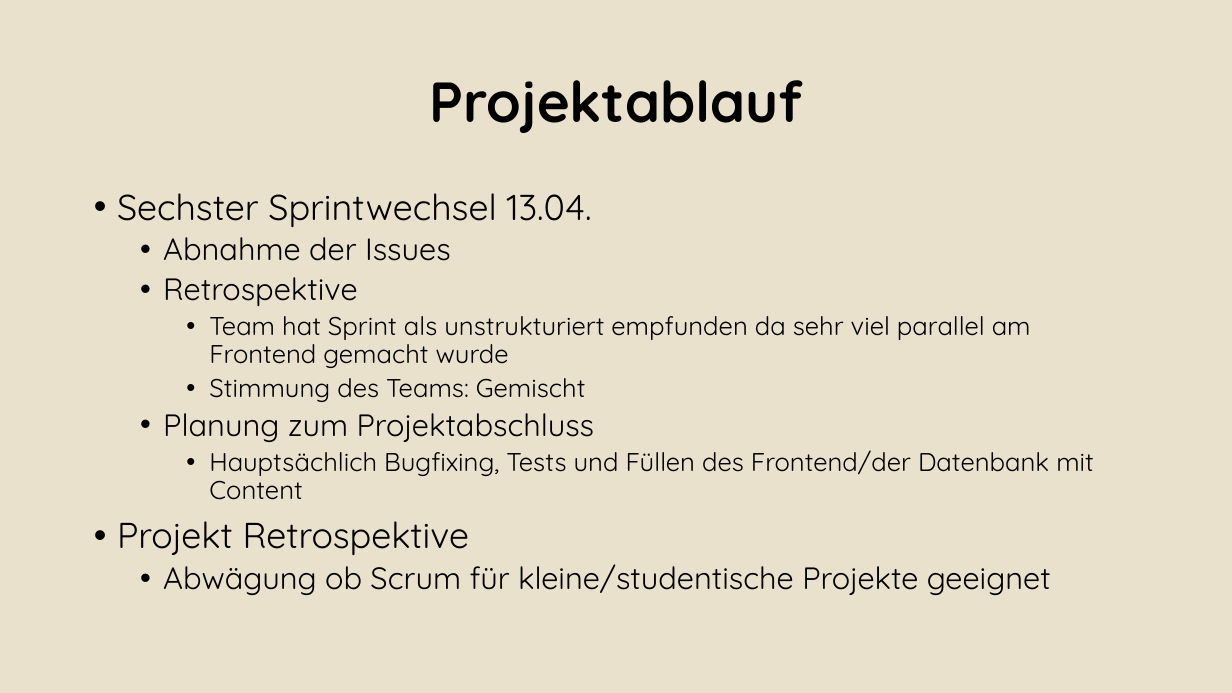
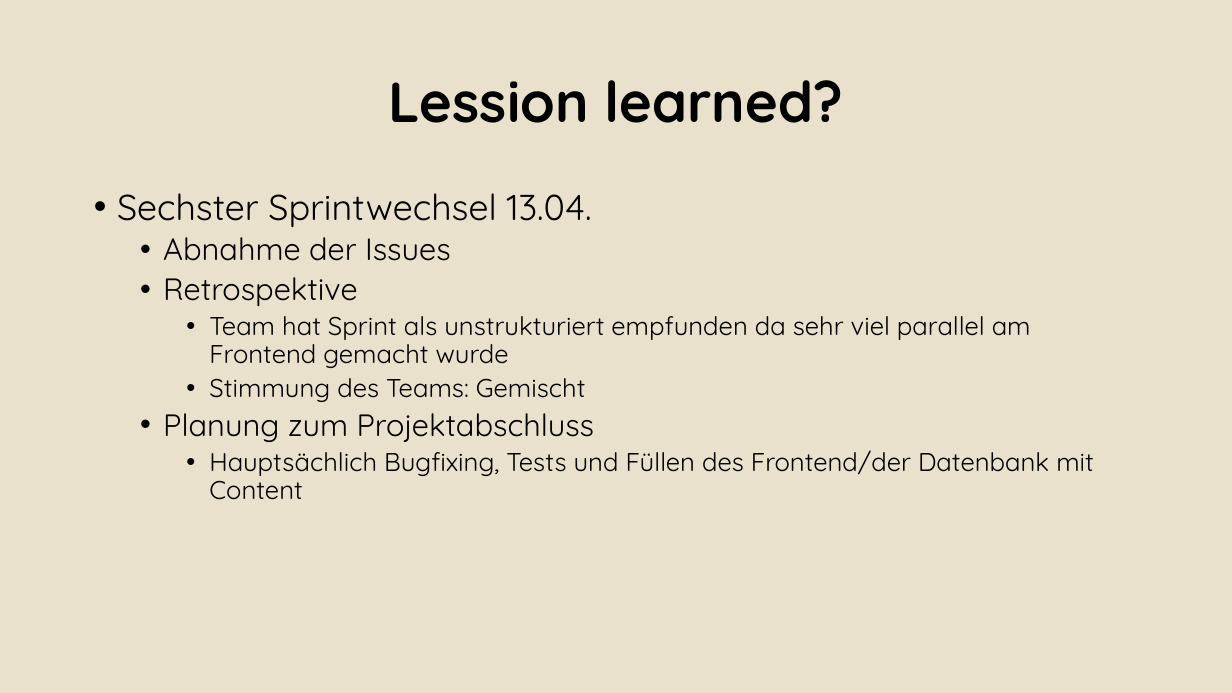
Before and after one commit to Alergeek/Dokumentation, a slide deck: slide 27 of Docs/AbschlussPräsi.pptx (slide 13 before the commit). Drawn at 1232x693 pixels with LibreOffice and Linux fonts; fonts in the diff are those of the drawing; background and template pictures are left out. Boxes give left, top, right and bottom in pixels: in the first picture for what was removed or moved away, otherwise in the second. Text is boxed around its words. In the diff, an @@ line names an element or a change of style, - is before the commit and + after.

```diff
--- a/Docs/AbschlussPräsi.pptx
+++ b/Docs/AbschlussPräsi.pptx
@@ title at (388, 80, 844, 123): text changed @@
-Projektablauf
+Lession learned?
@@ text at (117, 521, 1051, 595): paragraphs removed @@
-• Projekt Retrospektive
-  • Abwägung ob Scrum für kleine/studentische Projekte geeignet
```
Also in this commit, not shown: 9 other slides changed, 17 slides added, 4 slides removed, 10 other files.
